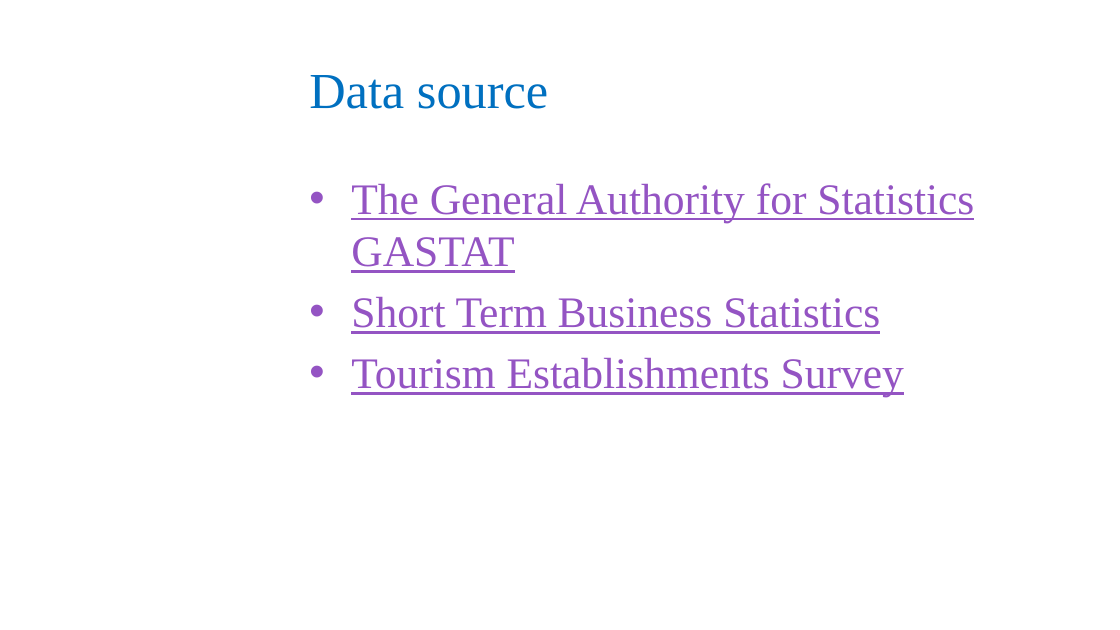
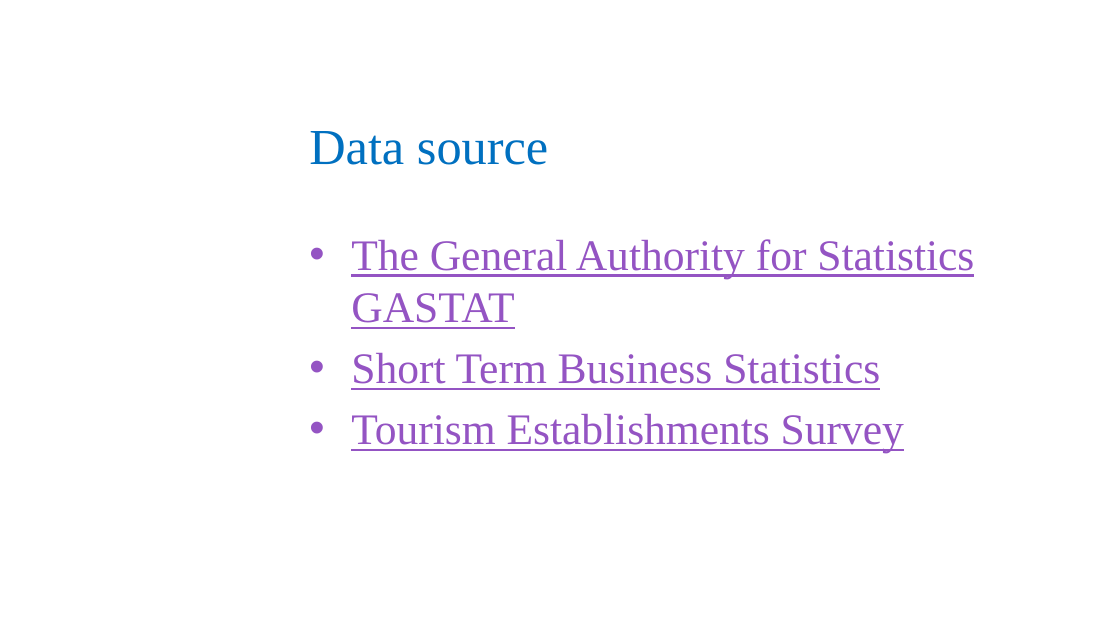
Before and after one commit to Amal-Almutairy/Business-and-Tourism-in-Saudi-Arabia-Capstone, a slide deck: slide 5 of Short Term Business and Tourism in Saudi Arabia.pptx. Drawn at 1120x630 pixels with LibreOffice and Linux fonts; fonts in the diff are those of the drawing; background and template pictures are left out. Boxes give left, top, right and bottom in pixels: in the first picture for what was removed or moved away, otherwise in the second. Text is boxed around its words. In the diff, an @@ line names an element or a change of style, - is before the commit and + after.

```diff
--- a/Short Term Business and Tourism in Saudi Arabia.pptx
+++ b/Short Term Business and Tourism in Saudi Arabia.pptx
@@ title "Data source": place and size @@
-title "Data source" at (309, 75, 548, 109)
+title "Data source" at (309, 131, 548, 165)
@@ text "The General Authority for Statistics ...": place and size @@
-text "The General Authority for Statistics ..." at (351, 183, 974, 397)
+text "The General Authority for Statistics ..." at (351, 239, 974, 453)
```
Also in this commit, not shown: 3 other slides changed, 2 slides added, 1 slide removed, 1 other file.
